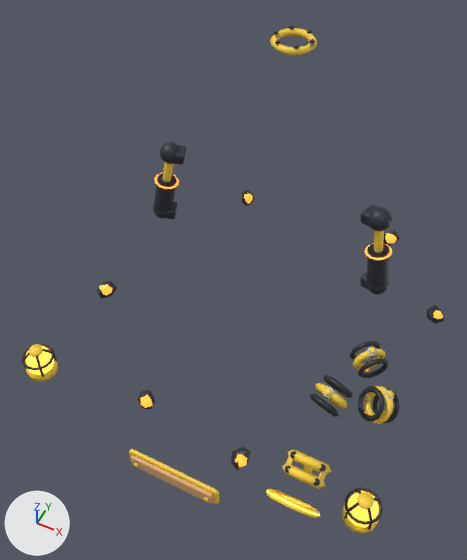
Renders of the FBX model store-assets/buildings/LavaPump/fbx/LavaPump_T5_Upgrades.fbx from each side of a commit.
Before and after are seen from a camera (50 mm lens) standing at (5.04, -12.28, 17.52) and looking at (-0.23, -1.73, 4.34). Every picture has the same lights, and +X, +Y and +Z are marked at lower left. The first picture is the older version.

Before the edit, the objects in view are built like this:
```python
ob_lavapumpt5u1reinforce = bpy.data.objects.new('LavaPumpT5U1Reinforce', me_lavapumpt5u1reinforce_001)
ob_lavapumpt5u1reinforce.location = (0.0, 0.0, 0.0)
ob_lavapumpt5u5glowrocks = bpy.data.objects.new('LavaPumpT5U5GlowRocks', me_lavapumpt5u5glowrocks_001)
ob_lavapumpt5u5glowrocks.location = (0.0, 0.0, 0.0)
ob_lavapumpt5u5glowrocksglow = bpy.data.objects.new('LavaPumpT5U5GlowRocksGlow', me_lavapumpt5u5glowrocksglow_001)
ob_lavapumpt5u5glowrocksglow.location = (0.0, 0.0, 0.0)
ob_lavapumpt5u5nameplate = bpy.data.objects.new('LavaPumpT5U5NamePlate', me_lavapumpt5u5nameplate_001)
ob_lavapumpt5u5nameplate.location = (0.0, 0.0, 0.0)
# also in view: 'LavaPumpT5U5Fountain' at (0.0, 0.9, 10.08); 'LavaPumpT5U2Lamp2' at (5.0, -5.0, 1.7); 'LavaPumpT5U1Clamps' at (3.97, -2.87, 3.79); 'LavaPumpT5U3Piston2' at (3.08, -0.13, 5.52); 'LavaPumpT5U3Piston1' at (-3.08, -0.13, 5.52)
```
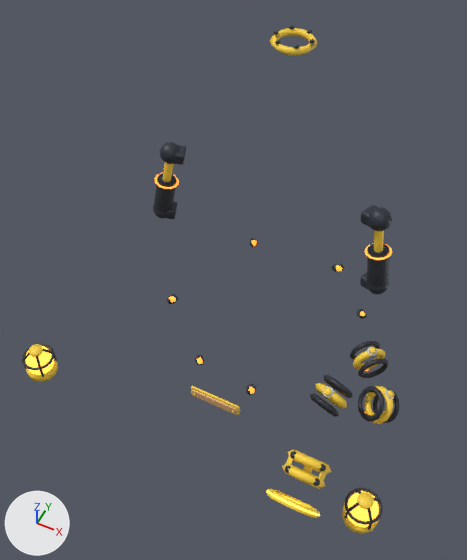
The newer file is also rescaled (x0.436), turned or shifted as a whole; pictures and numbers use the older file's frame.

What differs and where, as boxes [x1, y1, x2, y2] in the pictures (467 x 560 px):
'LavaPumpT5U5NamePlate', moved, rescaled (45% narrower, 46% shorter)
    before: [129, 449, 219, 504]
    after: [191, 386, 240, 415]
'LavaPumpT5U5GlowRocks', moved, rescaled (43% narrower, 44% shorter)
    before: [97, 190, 445, 470]
    after: [167, 238, 366, 395]
'LavaPumpT5U5GlowRocksGlow', moved, rescaled (43% narrower, 44% shorter)
    before: [99, 193, 443, 467]
    after: [169, 240, 365, 394]

The edits, one by one:
Object 'LavaPumpT5U5GlowRocks' (ob_lavapumpt5u5glowrocks) moves from (0.0, 0.0, 0.0) to (0.0, -0.02, 0.51).
Object 'LavaPumpT5U5GlowRocks' (ob_lavapumpt5u5glowrocks) is rescaled from (1.0, 1.0, 1.0) to (0.574, 0.574, 0.574).
Object 'LavaPumpT5U5GlowRocksGlow' (ob_lavapumpt5u5glowrocksglow) moves from (0.0, 0.0, 0.0) to (0.0, -0.02, 0.51).
Object 'LavaPumpT5U5GlowRocksGlow' (ob_lavapumpt5u5glowrocksglow) is rescaled from (1.0, 1.0, 1.0) to (0.574, 0.574, 0.574).
Object 'LavaPumpT5U5NamePlate' (ob_lavapumpt5u5nameplate) moves from (0.0, 0.0, 0.0) to (0.0, -0.02, 0.51).
Object 'LavaPumpT5U5NamePlate' (ob_lavapumpt5u5nameplate) is rescaled from (1.0, 1.0, 1.0) to (0.574, 0.574, 0.574).
